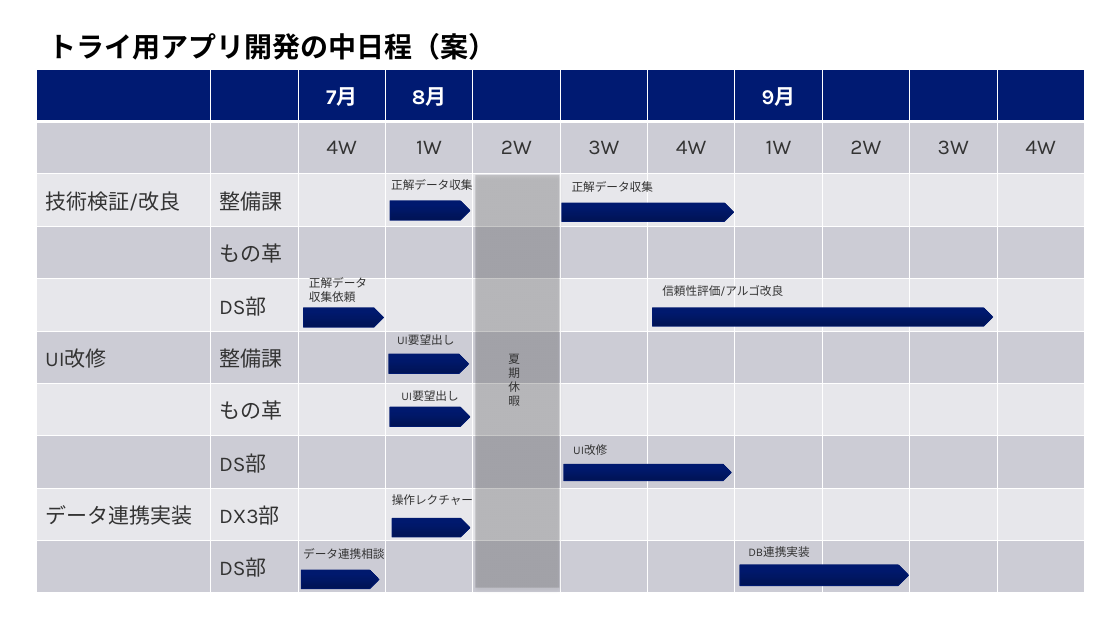
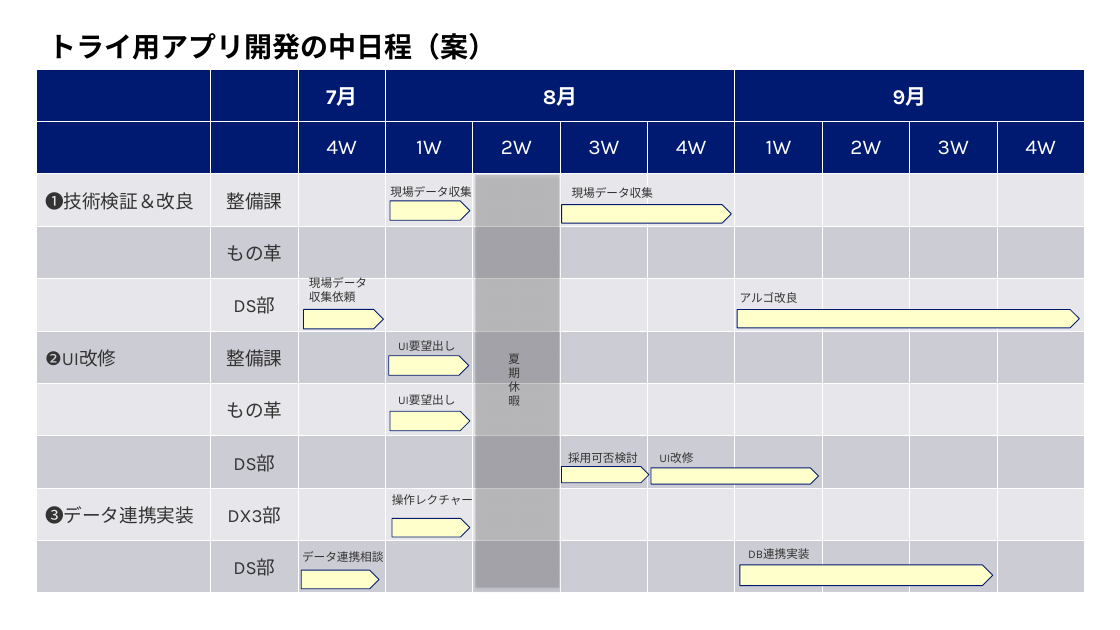
Before and after one commit to okayuuki/taiko, a slide deck: slide 5 of 20240712/開発日程.pptx (slide 4 before the commit). Drawn at 1120x630 pixels with LibreOffice and Linux fonts; fonts in the diff are those of the drawing; background and template pictures are left out. Boxes give left, top, right and bottom in pixels: in the first picture for what was removed or moved away, otherwise in the second. Text is boxed around its words. In the diff, an @@ line names an element or a change of style, - is before the commit and + after.

```diff
--- a/20240712/開発日程.pptx
+++ b/20240712/開発日程.pptx
@@ table at box(37, 69, 1085, 593) @@
-row 3, column 1: 技術検証/改良
+row 3, column 1: ❶技術検証＆改良
-row 6, column 1: UI改修
+row 6, column 1: ❷UI改修
-row 9, column 1: データ連携実装
+row 9, column 1: ❸データ連携実装
@@ fill #CCCDD5 to #001A72 in row 2 @@
@@ text colour #333333 to #FFFFFF in "4W", "1W", "2W", "3W" and 5 more places @@
@@ size 18 to 16 pt in "整備課", "もの革", "DS部", "整備課" and 4 more places @@
@@ alignment left to centre @@
@@ borders changed @@
@@ text at box(390, 186, 471, 197): text changed @@
-正解データ収集
+現場データ収集
@@ text at box(572, 187, 653, 198): text changed @@
-正解データ収集
+現場データ収集
@@ text at box(309, 277, 367, 288): text changed @@
-正解データ
+現場データ
@@ text at box(740, 292, 798, 303): text changed @@
-信頼性評価/アルゴ改良
+アルゴ改良
@@ pentagon arrow: place and size @@
-pentagon arrow at box(653, 308, 993, 326)
+pentagon arrow at box(738, 309, 1080, 328)
@@ text "UI要望出し": place and size @@
-text "UI要望出し" at box(397, 334, 454, 345)
+text "UI要望出し" at box(398, 340, 455, 351)
@@ text "UI要望出し": place and size @@
-text "UI要望出し" at box(401, 390, 458, 401)
+text "UI要望出し" at box(398, 394, 455, 405)
@@ pentagon arrow: place and size @@
-pentagon arrow at box(390, 408, 470, 427)
+pentagon arrow at box(390, 412, 470, 431)
@@ text "UI改修": place and size @@
-text "UI改修" at box(573, 444, 607, 455)
+text "UI改修" at box(659, 452, 693, 463)
@@ pentagon arrow added at box(562, 466, 649, 482), fill #FFFFCC, outline #00196F 0.75 pt @@
@@ text added at box(568, 452, 638, 463), 10 pt, text #333333 @@
+採用可否検討
@@ pentagon arrow: place and size @@
-pentagon arrow at box(564, 465, 731, 481)
+pentagon arrow at box(651, 468, 818, 484)
@@ fill gradient #001355 to #00196E to #00196F to #FFFFCC in 10 elements at box(390, 201, 470, 220), box(392, 518, 471, 537), box(302, 571, 380, 589), box(303, 309, 383, 329), box(389, 356, 469, 376), box(562, 205, 732, 223), box(390, 412, 470, 431), box(738, 309, 1080, 328), box(651, 468, 818, 484), box(740, 565, 993, 586) @@
@@ pentagon arrow: place and size @@
-pentagon arrow at box(740, 565, 909, 586)
+pentagon arrow at box(740, 565, 993, 586)
```
Also in this commit, not shown: 3 other slides changed, 3 slides added, 2 slides removed, 2 other files.
